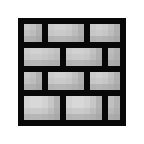
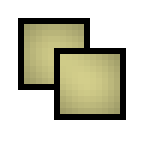
The second 144px x 144px image is a revision of the first. Changes to its layers:
added group "Duplicate" with 5 layers above "Reparent" over left=18, top=18, right=126, bottom=120
added layer "Outline" (1st of 7, in "Duplicate") in group "Duplicate" over left=18, top=18, right=126, bottom=120
added layer "Infill" in group "Duplicate" over left=24, top=24, right=120, bottom=114
hid group "NewStaticMesh" (14 layers) over left=18, top=18, right=126, bottom=126
